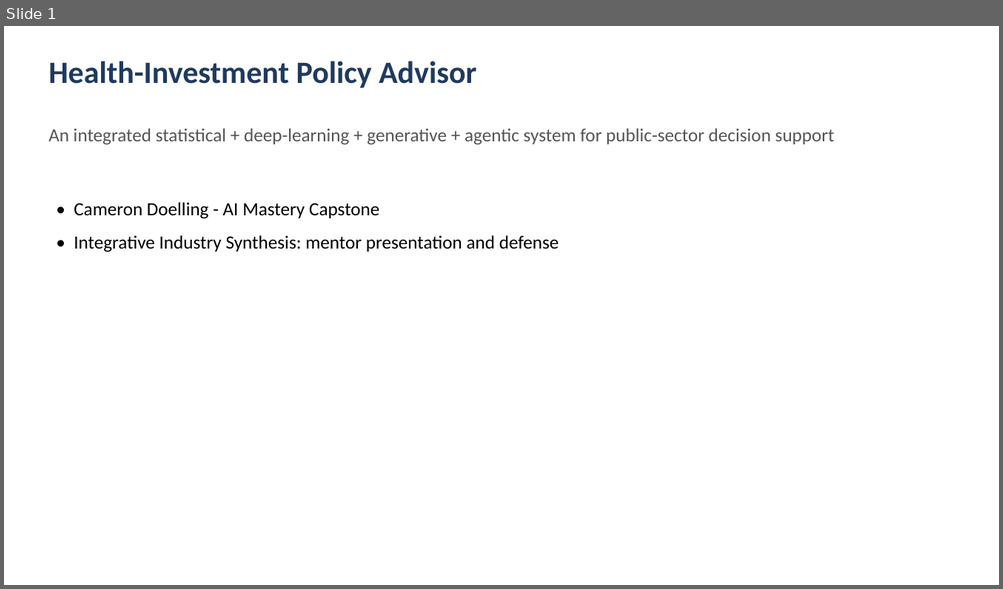
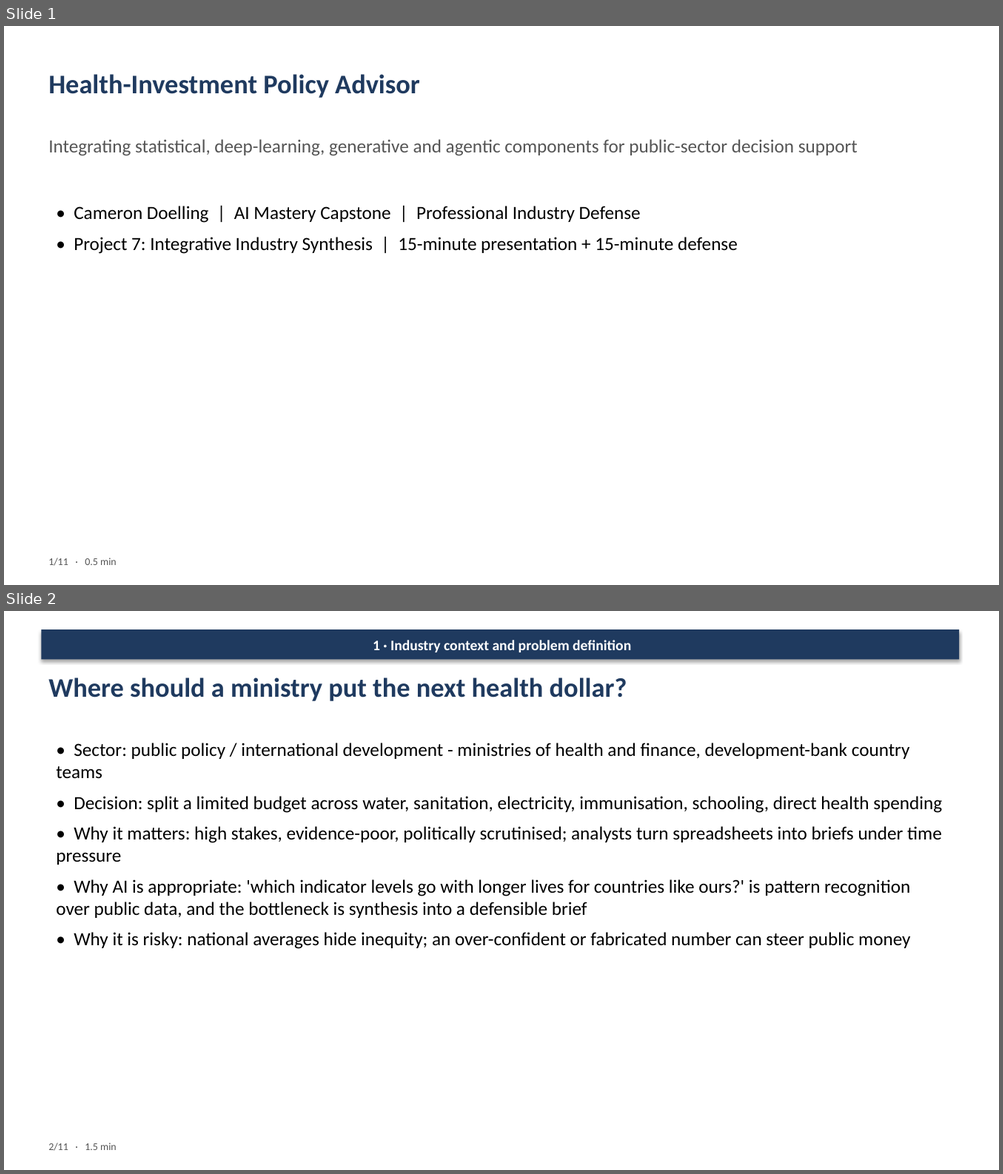
Before and after one commit to doellingcameron92/Industry-Integrated-AI-Synthesis, a slide deck: presentation/Mentor_Presentation.pptx. Shown one above the other, each under a label of ours: slide 1 before the commit, slides 1 and 2 after it. The pictures are 1003x589 and 1003x1174 pixels, drawn with LibreOffice and Linux fonts; fonts in the diff are those of the drawing. Boxes give left, top, right and bottom in pixels: in the first picture for what was removed or moved away, otherwise in the second. Text is boxed around its words. In the diff, an @@ line names an element or a change of style, - is before the commit and + after.

```diff
--- a/presentation/Mentor_Presentation.pptx
+++ b/presentation/Mentor_Presentation.pptx
@@ slide 2 added at bbox=[4, 611, 999, 1170], background #FFFFFF @@
@@ rectangle added at bbox=[41, 629, 959, 660], fill #1F3A5F, 14 pt, text #FFFFFF, bold @@
+1 · Industry context and problem definition
@@ text added at bbox=[48, 678, 627, 701], 26 pt, text #1F3A5F, bold @@
+Where should a ministry put the next health dollar?
@@ text added at bbox=[56, 743, 942, 949], 18 pt, text #000000 @@
+• Sector: public policy / international development - ministries of health and finance, development-bank country teams
+• Decision: split a limited budget across water, sanitation, electricity, immunisation, schooling, direct health spending
+• Why it matters: high stakes, evidence-poor, politically scrutinised; analysts turn spreadsheets into briefs under time pressure
+• Why AI is appropriate: 'which indicator levels go with longer lives for countries like ours?' is pattern recognition over public data, and the bottleneck is synthesis into a defensible brief
+• Why it is risky: national averages hide inequity; an over-confident or fabricated number can steer public money
@@ text added at bbox=[48, 1143, 116, 1151], 10 pt, text #555555 @@
+2/11 · 1.5 min
@@ slide 1 changed as well @@
@@ text "Health-Investment Policy Advisor": place and size @@
-text "Health-Investment Policy Advisor" at bbox=[48, 61, 476, 88]
+text "Health-Investment Policy Advisor" at bbox=[48, 74, 420, 98]
@@ text "Health-Investment Policy Advisor" at bbox=[48, 74, 420, 98]: size 30 to 26 pt @@
@@ text at bbox=[48, 139, 857, 156]: text changed @@
-An integrated statistical + deep-learning + generative + agentic system for public-sector decision support
+Integrating statistical, deep-learning, generative and agentic components for public-sector decision support
@@ text at bbox=[74, 206, 737, 254]: text changed @@
-• Cameron Doelling - AI Mastery Capstone
-• Integrative Industry Synthesis: mentor presentation and defense
+• Cameron Doelling | AI Mastery Capstone | Professional Industry Defense
+• Project 7: Integrative Industry Synthesis | 15-minute presentation + 15-minute defense
@@ text added at bbox=[48, 558, 116, 566], 10 pt, text #555555 @@
+1/11 · 0.5 min
```
Also in this commit, not shown: 3 other slides changed, 10 other slides added, 9 slides removed, 4 other files.
